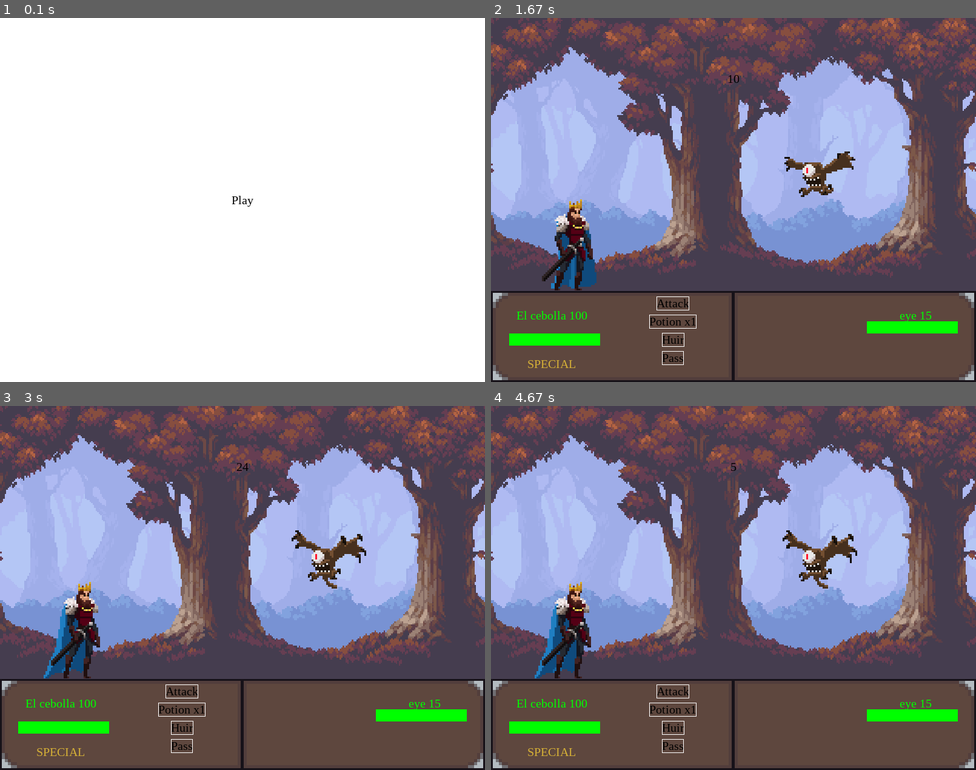
Above: before the commit, frames 1-4 (two rows, left to right).
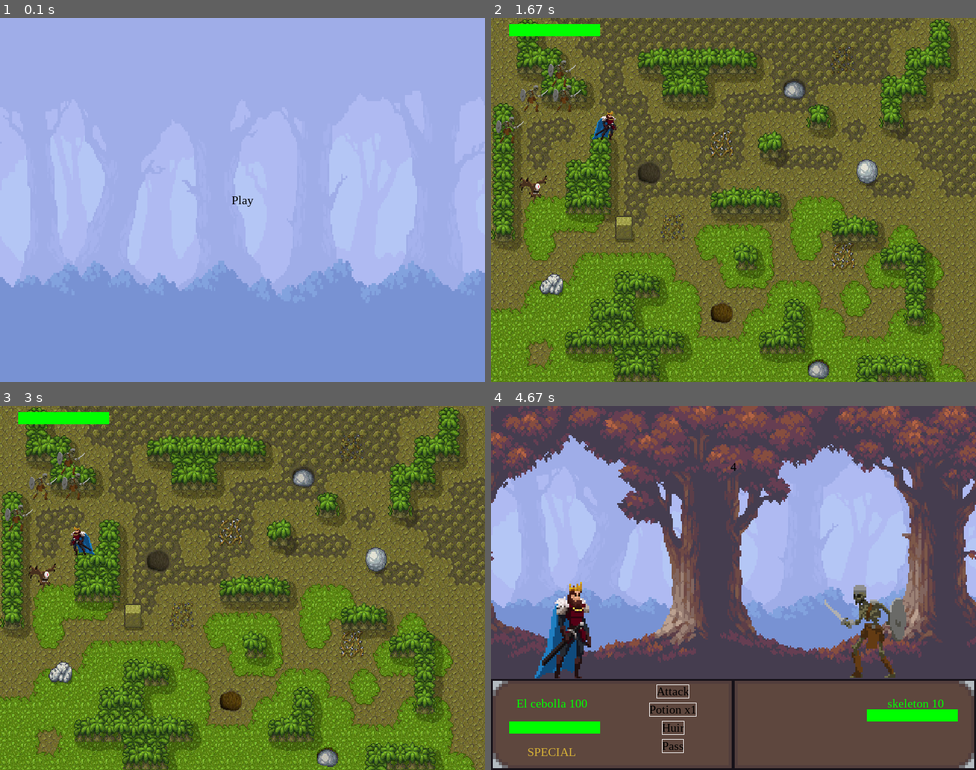
Above: after the commit, the same moments.

Repository: Patricio9991/juego_pucheta_pygame
Game: pygame game, started from src/main.py
Two runs of this game, one before a commit and one after it. Both use one fixed random seed, a clock stepped at 60 frames per second and the inputs below.
Inputs (mouse positions are in pixels of both pictures, inside the frame that each line leads up to):
- Up to frame 1 (0.1 s): no input
- Up to frame 2 (1.67 s): click "Play" at 0.38 s; hold Right 0.67-1.13 s; hold Up 1.17-1.47 s; hold Right from 1.5 s (still down)
- Up to frame 3 (3 s): release Right at 1.97 s; hold Left 2-2.53 s; hold Down 2.57-2.87 s; hold Left from 2.9 s (still down)
- Up to frame 4 (4.67 s): release Left at 3.3 s; hold Up 3.33-3.7 s; click "Attack" at 3.87 s; click (607, 453) at 4.27 s

The runs differ from the first frame. In frame 1, 100% of the frame differs, in the area x 0-100%, y 0-100%; in frame 2, 98%; in frame 3, 98%; in frame 4, 2.3%.

Commit message:
incoporo evento de usuario posiones

Diff:
--- a/src/main.py
+++ b/src/main.py
@@ -6,7 +6,7 @@
 
 from settings  import *
 from packages.screen_functions import punto_en_rectangulo,draw_text
-from gameplay_functions import main_gameplay_screen
+from packages.gameplay_functions import *
 
 
 
@@ -15,6 +15,9 @@
 SCREEN = pygame.display.set_mode((WIDTH,HEIGHT))
 pygame.display.set_caption('Battle Fantasy')
 
+backgrounds = cargar_imagenes("backgrounds")
+menu_img = backgrounds[0][0]
+scaled_menu_bg =  scale_image(SCREEN_SIZE,menu_img)
 
 
 while play:
@@ -31,9 +34,7 @@
         main_gameplay_screen(SCREEN,map)
 
 
-
-
-    SCREEN.fill(WHITE)
+    draw(SCREEN,scaled_menu_bg,(0,0))
     play_btn = draw_text(SCREEN,"Play",FONT,BLACK,SCREEN_CENTER)
 
 
--- a/src/packages/character_functions.py
+++ b/src/packages/character_functions.py
@@ -46,6 +46,18 @@
     return personaje
 
 
+def extra_item(x,y,img):
+    item = {
+        "coordenada_x" : x,
+        "coordenada_y" : y,
+        "img":img,
+        "rect" : img.get_rect()
+    }
+
+    item["rect"].center = x,y
+
+    return item
+
 
 def animate_character(personaje:dict,accion:bool = None):
     """Anima un personaje segun parametro accion
@@ -172,3 +184,39 @@
     """
     for i  in range(len(enemie_list)):
         draw(screen,enemie_list[i]["map_image"],enemie_list[i]["map_image_rect"])
+
+
+
+
+def check_movement(left,right,top,bottom,rect,width,heigth,speed,SCREEN):
+
+
+    if right and rect["map_image_rect"].right < width:
+        stay_flip = False
+        if rect["map_image_rect"].right > width:
+            rect["map_image_rect"].right = width
+        rect["map_image_rect"].right += speed
+
+    if left and rect["map_image_rect"].left > 0:
+        if rect["map_image_rect"].left < 0:
+            rect["map_image_rect"].right = 0
+        rect["map_image_rect"].left -= speed
+
+    if bottom and rect["map_image_rect"].bottom < heigth:
+        if rect["map_image_rect"].bottom > heigth:
+            rect["map_image_rect"].bottom = heigth
+        print(rect["map_image_rect"].bottom)
+        rect["map_image_rect"].bottom += speed
+
+    if top and rect["map_image_rect"].top > 0:
+        print(rect["map_image_rect"].top)
+        if rect["map_image_rect"].top < 0:
+            rect["map_image_rect"].top = 0
+        rect["map_image_rect"].top -= speed
+
+
+
+    if left:
+        draw(SCREEN,pygame.transform.flip(rect["map_image"],True,False),rect["map_image_rect"])
+    else:
+        draw(SCREEN,rect["map_image"],rect["map_image_rect"])
--- a/src/gameplay_functions.py
+++ b/src/packages/gameplay_functions.py
@@ -7,19 +7,26 @@
 from settings  import *
 from packages.screen_functions import *
 from packages.character_functions import *
-
 from personajes import *
 
 
-
+backgrounds = cargar_imagenes("backgrounds")
+scaled_bg_map = scale_image(SCREEN_SIZE,backgrounds[1],True)
+
+imagenes = cargar_imagenes("items")
+potion_img = imagenes[0][0]
+scaled_potion_img = scale_image((30,30),potion_img)
+
+extra_potion = extra_item(100,320,scaled_potion_img)
 
 def battle_screen(battle,SCREEN,enemie = 0):
     clock = pygame.time.Clock()
 
     #----load images-----
     #Background
-    backgorunds = [pygame.image.load('./src/assets/bg_0.png'), pygame.image.load('./src/assets/bg_1.png')]
-    scaled_bgs = scale_image(BG_SIZE_W_PANELS,backgorunds)
+
+    scaled_bgs = scale_image(BG_SIZE_W_PANELS,backgrounds[0],True)
+
 
     #Panel
     panel = pygame.image.load('./src/assets/panel.png')
@@ -32,6 +39,7 @@
     enemie_phase = 1
     enemie_index = enemie
     enemy_focused = 0
+    next_battle = False
 
     #Actions Knight
     action_knight = False
@@ -95,12 +103,15 @@
                         pygame.mixer.music.unpause()
                         flag_mute = False
                     playing_music = not playing_music
-
-                if event.key == K_p:
-                    wait_user(K_p)
+                if event.key == K_SPACE:
+
+                    next_battle = True
+
+
 
         if flag_mute:
             draw_text(SCREEN,"Mute",FONT,GREEN,(400,500))
+
 
 
 
@@ -113,85 +124,82 @@
 
             if len(enemies[enemie_index]) > 0:
                 target = enemies[enemie_index][0]
-            else:
-                draw_text(SCREEN,"VICTORY",FONT,RED,SCREEN_CENTER)
-                turn_cooldown = 0
-
-
-            if turn_cooldown <= turn_wait_time and current_turn == 1:
-                turn_cooldown += 1
-                if action_knight and atk_flag:
-                    animate_character(el_cebolla,'a')
-                    attack(el_cebolla,target)
-                    print("atacar")
-                    action_knight = False
+
+
+
+                if turn_cooldown <= turn_wait_time and current_turn == 1:
+                    turn_cooldown += 1
+                    if action_knight and atk_flag:
+                        animate_character(el_cebolla,'a')
+                        attack(el_cebolla,target)
+                        print("atacar")
+                        action_knight = False
+                        turn_cooldown = 0
+                        current_turn += 1
+
+                    elif action_knight and potion_flag:
+                        if el_cebolla["potions"] > 0:
+                            heal(el_cebolla)
+                        else:
+                            draw_text(SCREEN,"NO HAY MAS POSIONES",FONT,RED,(WIDTH//2,200))
+
+
+                        turn_cooldown = 0
+                        current_turn += 1
+                elif turn_cooldown >= turn_wait_time:
+                    draw_text(SCREEN,"FIN DEL TURNO",FONT,RED,(WIDTH//2,200))
                     turn_cooldown = 0
                     current_turn += 1
 
-                elif action_knight and potion_flag:
-                    if el_cebolla["potions"] > 0:
-                        heal(el_cebolla)
-                    else:
-                        draw_text(SCREEN,"NO HAY MAS POSIONES",FONT,RED,(WIDTH//2,200))
-
-
+                if current_turn > 1:
+                    for current_enemie in enemies[enemie_index][:]:
+                        enemie_phase += 1
+                        if current_turn == enemie_phase:
+                            turn_cooldown += 1
+                            if current_enemie["alive"] and turn_cooldown >= enemy_turn_wait_time:
+                                animate_character(current_enemie,'a')
+                                attack(current_enemie,el_cebolla)
+                                turn_cooldown = 0
+                                current_turn += 1
+                            else:
+                                enemy_focused +=1
+                        elif enemie_phase > len(enemies[enemie_index]):
+                            enemie_phase = 1
+
+
+
+                total_turnos = len(enemies[enemie_index])+1
+
+                if current_turn > total_turnos:
+                    current_turn = 1
+                    action_knight = False
+                    atk_flag = True
+                    potion_flag = True
                     turn_cooldown = 0
-                    current_turn += 1
-            elif turn_cooldown >= turn_wait_time:
-                draw_text(SCREEN,"FIN DEL TURNO",FONT,RED,(WIDTH//2,200))
-                turn_cooldown = 0
-                current_turn += 1
-
-            if current_turn > 1:
-                for enemie in enemies[enemie_index][:]:
-                    enemie_phase += 1
-                    if current_turn == enemie_phase:
-                        turn_cooldown += 1
-                        if enemie["alive"] and turn_cooldown >= enemy_turn_wait_time:
-                            animate_character(enemie,'a')
-                            attack(enemie,el_cebolla)
-                            turn_cooldown = 0
-                            current_turn += 1
-                        else:
-                            enemy_focused +=1
-                    elif enemie_phase > len(enemies[enemie_index]):
-                        enemie_phase = 1
-
-
-
-            total_turnos = len(enemies[enemie_index])+1
-
-            if current_turn > total_turnos:
-                current_turn = 1
-                action_knight = False
-                atk_flag = True
-                potion_flag = True
-                turn_cooldown = 0
-
-
+
+
+                for i in range(len(enemies[enemie_index])):
+                    altura_nombre = (i+1) *40
+                    altura_barra_hp = i *45
+                    draw(SCREEN,pygame.transform.flip(enemies[enemie_index][i]["animation"],True,False),enemies[enemie_index][i]["rect"])
+                    write_panels(SCREEN,f"{enemies[enemie_index][i]["name"]} {enemies[enemie_index][i]["hp"]}",FONT,GREEN,(700,HEIGHT-PANEL_TOP + altura_nombre))
+                    health_bar(SCREEN,enemies[enemie_index][i]["hp"],enemies[enemie_index][i]["max_hp"],altura_barra_hp,False )
+
+                for current_enemie in enemies[enemie_index][:]:
+                    if current_enemie["hp"] <= 0:
+                        enemies[enemie_index].remove(current_enemie)
+            else:
+
+                    return True
 
             draw(SCREEN,el_cebolla["animation"],el_cebolla["rect"])
             write_panels(SCREEN,f"El cebolla {el_cebolla["hp"]}",FONT,GREEN,(100,HEIGHT-PANEL_TOP + 40))
             health_bar(SCREEN,el_cebolla["hp"],el_cebolla["max_hp"],ALTURA_BARRA_HP_BATTLE)
-
 
             pygame.draw.rect(SCREEN,WHITE,attack_btn,1)
             pygame.draw.rect(SCREEN,WHITE,potion_btn,1)
             pygame.draw.rect(SCREEN,WHITE,huir_btn,1)
             pygame.draw.rect(SCREEN,WHITE,pass_btn,1)
-
-
-
-            for i in range(len(enemies[enemie_index])):
-                altura_nombre = (i+1) *40
-                altura_barra_hp = i *45
-                draw(SCREEN,pygame.transform.flip(enemies[enemie_index][i]["animation"],True,False),enemies[enemie_index][i]["rect"])
-                write_panels(SCREEN,f"{enemies[enemie_index][i]["name"]} {enemies[enemie_index][i]["hp"]}",FONT,GREEN,(700,HEIGHT-PANEL_TOP + altura_nombre))
-                health_bar(SCREEN,enemies[enemie_index][i]["hp"],enemies[enemie_index][i]["max_hp"],altura_barra_hp,False )
-
-            for enemie in enemies[enemie_index][:]:
-                if enemie["hp"] <= 0:
-                    enemies[enemie_index].remove(enemie)
 
 
         else:
@@ -208,8 +216,15 @@
         pygame.display.flip()
 
 
+
+
+
 def main_gameplay_screen(SCREEN,map,battle = False):
     clock = pygame.time.Clock()
+
+
+
+
 
     move_down = False
     move_left = False
@@ -217,6 +232,11 @@
     move_up = False
     movement_speed = 15
 
+    spawn_heal = False
+
+    SPAWNHEALEVENT = USEREVENT + 1
+
+    pygame.time.set_timer(SPAWNHEALEVENT,5000)
 
     if map:
         pygame.mixer.music.load("./src/assets/audio/map_song.mp3")
@@ -229,101 +249,63 @@
 
         clock.tick(FPS)
 
+        draw_bg_layers(SCREEN,scaled_bg_map,(0,0))
 
         for evento in pygame.event.get():
             if evento.type == pygame.QUIT:
                 sys.exit()
             if evento.type == pygame.KEYDOWN:
-                    print("keydown")
-                    if evento.key == K_SPACE:
-                        map = False
-                        battle = True
-
                     if evento.key == K_LEFT:
-                        print("Flecha izquieda")
                         move_left = True
                         move_right = False
 
                     if evento.key == K_RIGHT:
-                        print("Flecha derecha")
                         move_right = True
                         move_left = False
 
                     if evento.key == K_UP:
-                        print("Flecha arriba")
                         move_up = True
 
                     if evento.key == K_DOWN:
-                        print("Flecha aabajo")
                         move_down = True
 
             if evento.type == pygame.KEYUP:
-                print("keydown")
                 if evento.key == K_LEFT:
-                    print("Flecha izquieda")
                     move_left = False
 
                 if evento.key == K_RIGHT:
-                    print("Flecha derecha")
                     move_right = False
 
                 if evento.key == K_UP:
-                    print("Flecha arriba")
                     move_up = False
 
                 if evento.key == K_DOWN:
-                    print("Flecha aabajo")
                     move_down = False
 
-
-
-
-        SCREEN.fill((255,255,255))
-
-
-        if move_right and el_cebolla["map_image_rect"].right < WIDTH:
-            print(el_cebolla["map_image_rect"].right)
-            if el_cebolla["map_image_rect"].right > WIDTH:
-                el_cebolla["map_image_rect"].right = WIDTH
-            el_cebolla["map_image_rect"].right += movement_speed
-
-        if move_left and el_cebolla["map_image_rect"].left > 0:
-            print(el_cebolla["map_image_rect"].left)
-            if el_cebolla["map_image_rect"].left < 0:
-                el_cebolla["map_image_rect"].right = 0
-            el_cebolla["map_image_rect"].left -= movement_speed
-
-
-        if move_down and el_cebolla["map_image_rect"].bottom < HEIGHT:
-            if el_cebolla["map_image_rect"].bottom > HEIGHT:
-                el_cebolla["map_image_rect"].bottom = HEIGHT
-            print(el_cebolla["map_image_rect"].bottom)
-            el_cebolla["map_image_rect"].bottom += movement_speed
-
-        if move_up and el_cebolla["map_image_rect"].top > 0:
-            print(el_cebolla["map_image_rect"].top)
-            if el_cebolla["map_image_rect"].top < 0:
-                el_cebolla["map_image_rect"].top = 0
-            el_cebolla["map_image_rect"].top -= movement_speed
-
-
-
-        if move_left:
-            draw(SCREEN,pygame.transform.flip(el_cebolla["map_image"],True,False),el_cebolla["map_image_rect"])
-        else:
-            draw(SCREEN,el_cebolla["map_image"],el_cebolla["map_image_rect"])
-
-        for i in range(len(enemies[:])):
+            if evento.type == SPAWNHEALEVENT:
+                spawn_heal = True
+
+
+        check_movement(move_left,move_right,move_up,move_down,el_cebolla,WIDTH,HEIGHT,movement_speed,SCREEN)
+
+
+        for i in range(len(enemies)):
 
             draw_enemie_in_map(SCREEN,el_cebolla,enemies[i])
 
             for j in range(len(enemies[i])):
                 if detectar_colision(el_cebolla["map_image_rect"], enemies[i][j]["map_image_rect"]):
-                        enemie_index = i #indice del tipo de enemigo que colisiono
-                        map = False
-                        battle = True
-
-
+                    enemie_index = i #indice del tipo de enemigo que colisiono
+                    map = False
+                    battle = True
+
+        if spawn_heal:
+            draw(SCREEN,extra_potion["img"],(100,320))
+
+            if detectar_colision(el_cebolla["map_image_rect"],extra_potion["rect"]):
+                el_cebolla["potions"] += 1
+                print("colision con la posion")
+                spawn_heal = False
 
 
 
@@ -332,4 +314,12 @@
 
         pygame.display.flip()
 
-    battle_screen(battle,SCREEN,enemie_index) if not map else ""
+
+
+    if not map:
+        battle_screen(battle,SCREEN,enemie_index)
+
+    if battle_screen(battle,SCREEN,enemie_index):
+        battle = False
+        map = True
+        main_gameplay_screen(SCREEN,map,battle)
--- a/src/packages/screen_functions.py
+++ b/src/packages/screen_functions.py
@@ -25,17 +25,36 @@
     for i in range(len(bg_list)):
         screen.blit(bg_list[i], coordenadas)
 
-def scale_image(new_size,images):
+def scale_image(new_size:tuple,images:list | pygame.Surface,many:bool = False):
+    """escala una lista de imagenes dada, o una imagen individual
+    new_size: tupla con el tamaño nuevo
+    images: lista de imagenes (surfaces) o una sola surface
+    many: bool. False retorna una imagen, True reorna una lista de imagenes
+
+    Returns:
+        list: lista de imagenes escaladas al tamaño pasado por parametro
+    """
     scaled_images = []
-    for i in range(len(images)):
-        scaled_images.append(pygame.transform.scale(images[i],new_size))
 
-    return scaled_images
+    if many:
+        for i in range(len(images)):
+            scaled_images.append(pygame.transform.scale(images[i],new_size))
+
+        return scaled_images
+    else:
+        return pygame.transform.scale(images,new_size)
 
 
 
-def cargar_imagenes(folder_name):
+def cargar_imagenes(folder_name:int):
+    """Carga una lista las imagenes de una carpeta a partir de las subcarpetas que la integran
+    recomendacion: usar una notacion numeral en la carpeta contenedora para clarificar el acceso a los elementos de la lista
+    Args:
+        folder_name (int): nombre de la carpeta contenedora
 
+    Returns:
+        list[list]: lista de subcarpetas donde cada indice contiene sus imagenes
+    """
 
     lista_imagenes = []
 
--- a/src/personajes.py
+++ b/src/personajes.py
@@ -21,8 +21,12 @@
 #enemigos
 el_huesos1 = new_personaje(500,370,"skeleton",10,10,10,0,True,animaciones_skeleton)
 el_huesos2 = new_personaje(640,370,"skeleton",10,10,10,0,True,animaciones_skeleton)
+el_huesos3 = new_personaje(500,370,"skeleton",10,10,10,0,True,animaciones_skeleton)
+el_huesos4 = new_personaje(640,370,"skeleton",10,10,10,0,True,animaciones_skeleton)
 
 ojo_volador = new_personaje(550, 250,"eye", 15,15,4,0,True,animaciones_ojo)
 
+final_boss = []
 
-enemies = [[el_huesos1,el_huesos2],[ojo_volador]]
+
+enemies = [[el_huesos1,el_huesos2],[el_huesos3,el_huesos4],[ojo_volador]]
--- a/src/settings.py
+++ b/src/settings.py
@@ -1,5 +1,5 @@
 import pygame
-
+from packages.screen_functions import cargar_imagenes
 #fps
 FPS = 10
 
--- a/test.py
+++ b/test.py
@@ -1,8 +1,9 @@
 
+info1 = {"enemie":"en1","años":"44"}
+info2 = {"enemie2":"en2","años":"44"}
 
+enemy_dict = [info1,info1,info2]
 
-enemy_dict = [{"enemie":"en1","años":"44"},{"enemie2":"en2","años":"44"}]
-
-enemy_dict.remove(enemy_dict[1])
+enemy_dict.remove(enemy_dict[2])
 
 print(enemy_dict)
Renamed: src/assets/bg_0.png -> src/assets/backgrounds/battle/bg_0.png
Renamed: src/assets/bg_1.png -> src/assets/backgrounds/battle/bg_1.png
Binary file added: src/assets/backgrounds/map/bg_map_forest.jpg
Binary file added: src/assets/items/potion/potion.png
